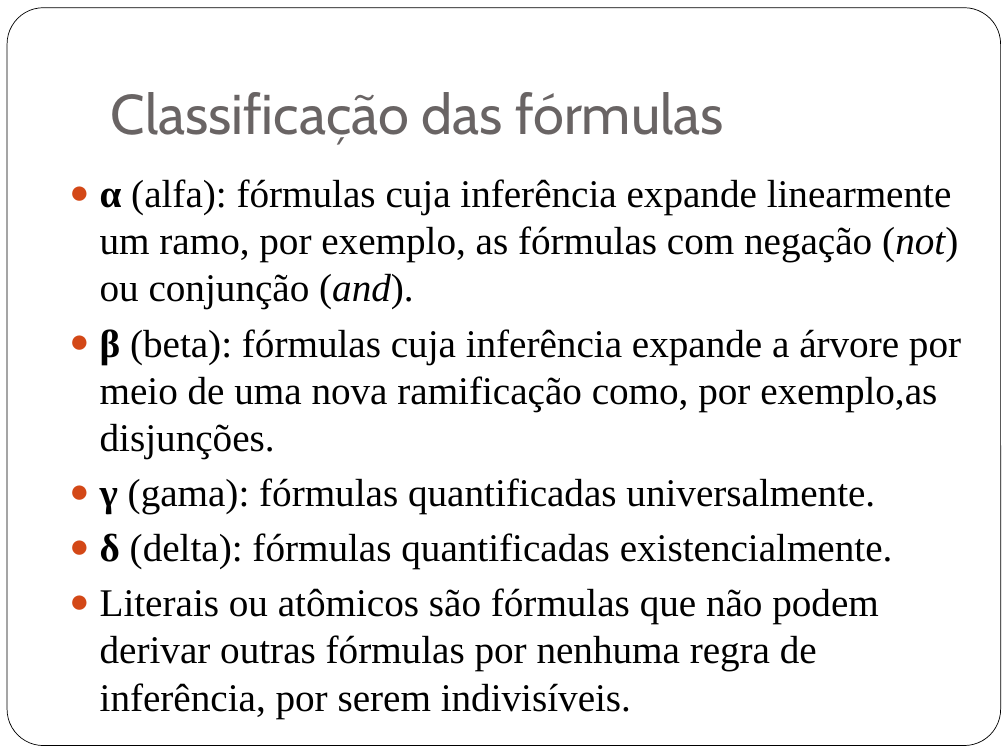
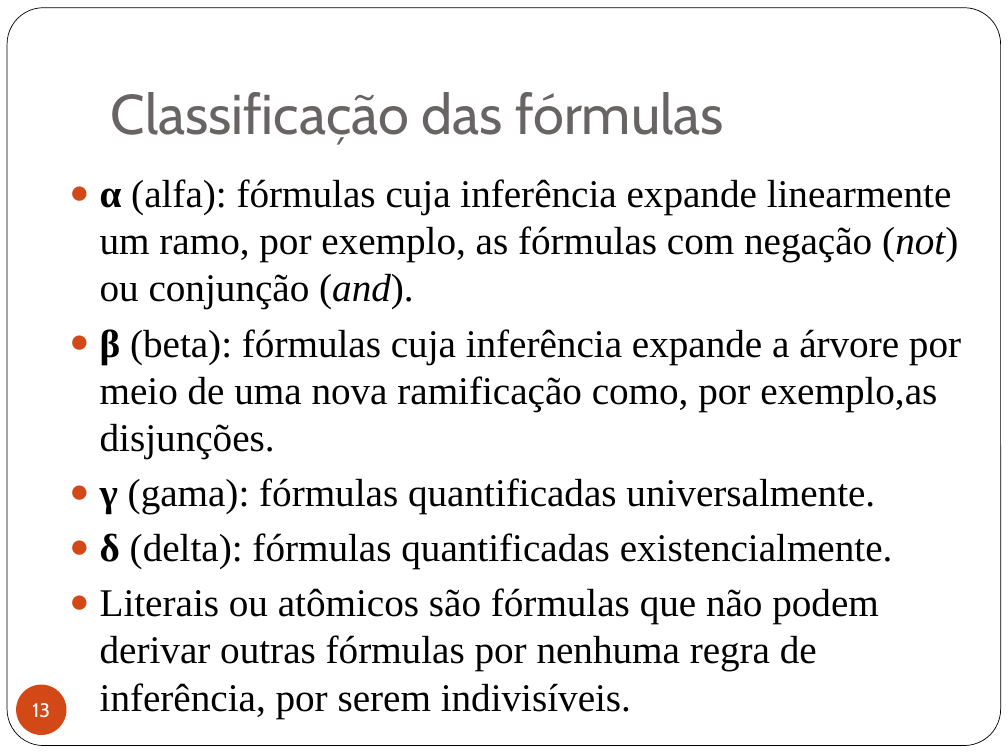
Before and after one commit to fredmbs/logic, a slide deck: slide 13 of logic/documents/Apresntação de POC II.pptx (slide 14 before the commit). Drawn at 1008x756 pixels with LibreOffice and Linux fonts; fonts in the diff are those of the drawing. Boxes give left, top, right and bottom in pixels: in the first picture for what was removed or moved away, otherwise in the second. Text is boxed around its words. In the diff, an @@ line names an element or a change of style, - is before the commit and + after.

```diff
--- a/logic/documents/Apresntação de POC II.pptx
+++ b/logic/documents/Apresntação de POC II.pptx
@@ page number added at <box>16,684,67,735</box>, fill #D34817, 14 pt, text #FFFFFF @@
+13
```
Also in this commit, not shown: 29 other slides changed, 2 other files.
